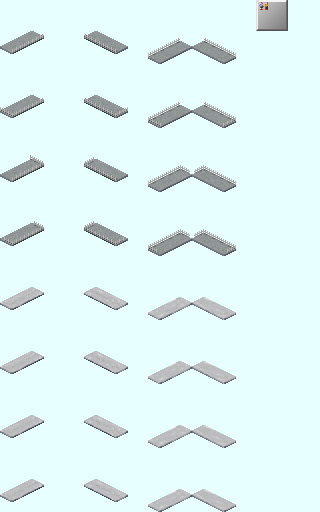
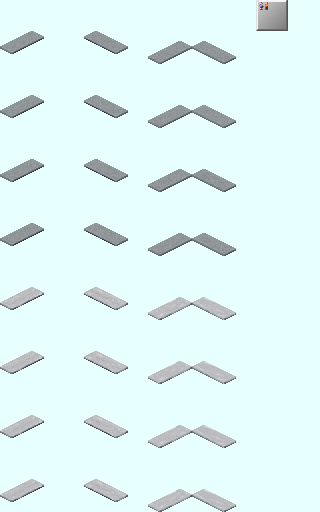
Layered file, before and after one edit (320x512). Changes by layer:
removed group "Fenced" (2 layers) over [0,34,236,253]
removed layer "貼り付けられたレイヤー #1" from group "Fenced" over [30,155,34,161]
removed layer "Fence" from group "Fenced" over [0,34,236,253]
